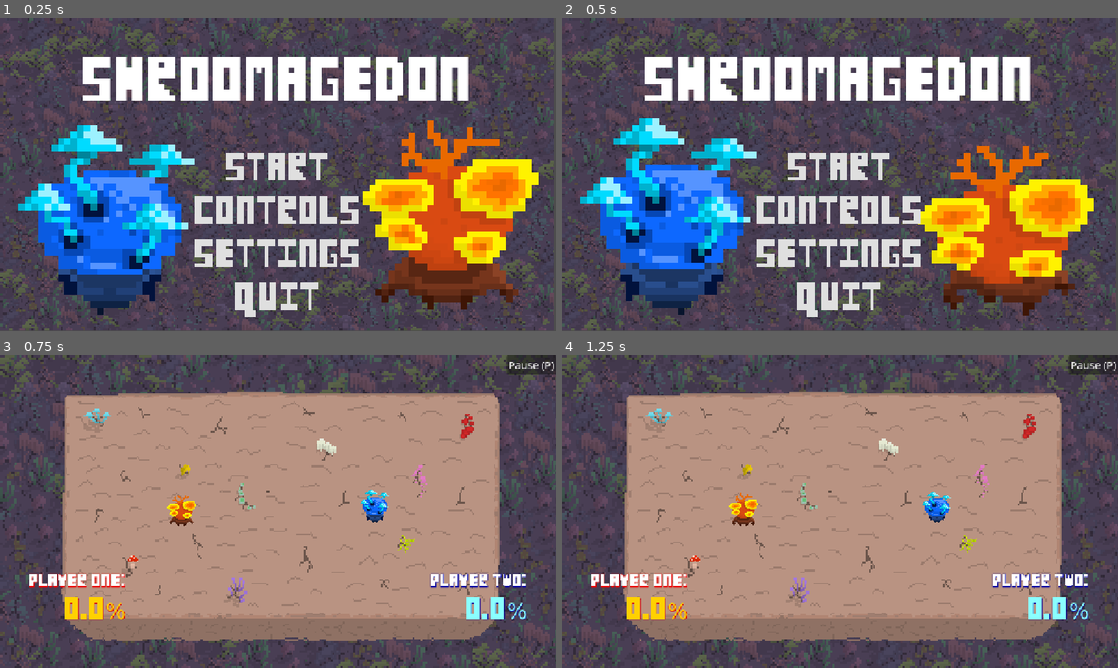
Above: before the commit, frames 1-4 (two rows, left to right).
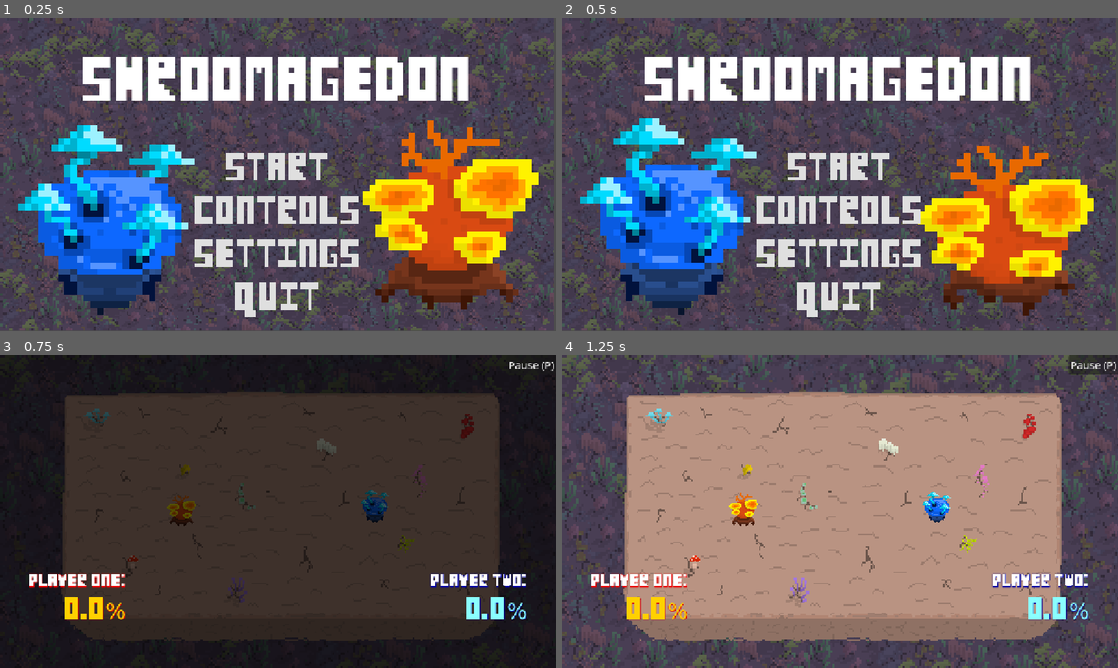
Above: after the commit, the same moments.

Repository: srabin/game_jam_controlled_chaos
Game: Godot game, scene res://ui/title_screen.tscn
Two runs of this game, one before a commit and one after it. Both use one fixed random seed, a clock stepped at 60 frames per second and the inputs below.
Inputs:
- Up to frame 1 (0.25 s): no input
- Up to frame 2 (0.5 s): no input
- Up to frame 3 (0.75 s): click "START" at 0.5 s
- Up to frame 4 (1.25 s): no input

Frames 1-2 are identical in both runs. In frame 3, 98% of the frame differs, in the area x 0-100%, y 0-100%; in frame 4, nothing differs.

Commit message:
loading screen

Diff:
--- a/ui/loading_screen.gd
+++ b/ui/loading_screen.gd
@@ -3,7 +3,7 @@
 
 # Called when the node enters the scene tree for the first time.
 func _ready() -> void:
-	get_tree().create_timer(0.8).timeout.connect(hide)
+	get_tree().create_timer(0.5).timeout.connect(hide)
 
 
 # Called every frame. 'delta' is the elapsed time since the previous frame.
--- a/ui/loading_screen.tscn
+++ b/ui/loading_screen.tscn
@@ -1,6 +1,43 @@
-[gd_scene load_steps=2 format=3 uid="uid://dv43txoddtd5l"]
+[gd_scene load_steps=5 format=3 uid="uid://dv43txoddtd5l"]
 
 [ext_resource type="Script" uid="uid://dughep5j6ymvt" path="res://ui/loading_screen.gd" id="1_mggpi"]
+
+[sub_resource type="Animation" id="Animation_pojjl"]
+resource_name = "loading"
+length = 0.5
+tracks/0/type = "value"
+tracks/0/imported = false
+tracks/0/enabled = true
+tracks/0/path = NodePath("ColorRect:color")
+tracks/0/interp = 1
+tracks/0/loop_wrap = true
+tracks/0/keys = {
+"times": PackedFloat32Array(0, 0.5),
+"transitions": PackedFloat32Array(1, 1),
+"update": 0,
+"values": [Color(0, 0, 0, 1), Color(0, 0, 0, 0)]
+}
+
+[sub_resource type="Animation" id="Animation_1kfex"]
+length = 0.001
+tracks/0/type = "value"
+tracks/0/imported = false
+tracks/0/enabled = true
+tracks/0/path = NodePath("ColorRect:color")
+tracks/0/interp = 1
+tracks/0/loop_wrap = true
+tracks/0/keys = {
+"times": PackedFloat32Array(0),
+"transitions": PackedFloat32Array(1),
+"update": 0,
+"values": [Color(0, 0, 0, 0)]
+}
+
+[sub_resource type="AnimationLibrary" id="AnimationLibrary_e66os"]
+_data = {
+&"RESET": SubResource("Animation_1kfex"),
+&"loading": SubResource("Animation_pojjl")
+}
 
 [node name="LoadingScreen" type="Control"]
 layout_mode = 3
@@ -24,4 +61,10 @@
 offset_right = 2.0
 grow_horizontal = 2
 grow_vertical = 2
-color = Color(0, 0, 0, 1)
+color = Color(0, 0, 0, 0)
+
+[node name="AnimationPlayer" type="AnimationPlayer" parent="."]
+libraries = {
+&"": SubResource("AnimationLibrary_e66os")
+}
+autoplay = "loading"
--- a/world.tscn
+++ b/world.tscn
@@ -98,7 +98,6 @@
 text = "Pause (P)"
 
 [node name="UI" type="Control" parent="."]
-visible = false
 layout_mode = 3
 anchors_preset = 0
 offset_left = -1018.0
Not shown, changed: icon.svg.import
